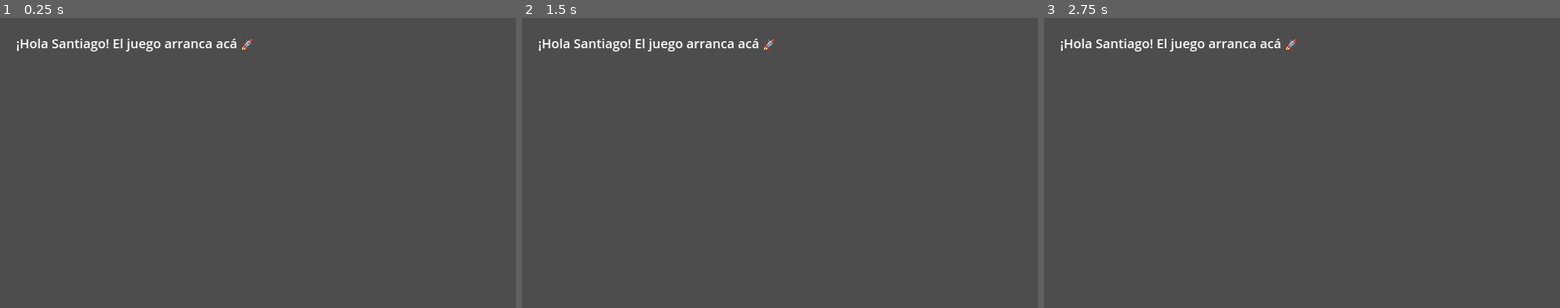
Above: before the commit, frames 1-3 (left to right).
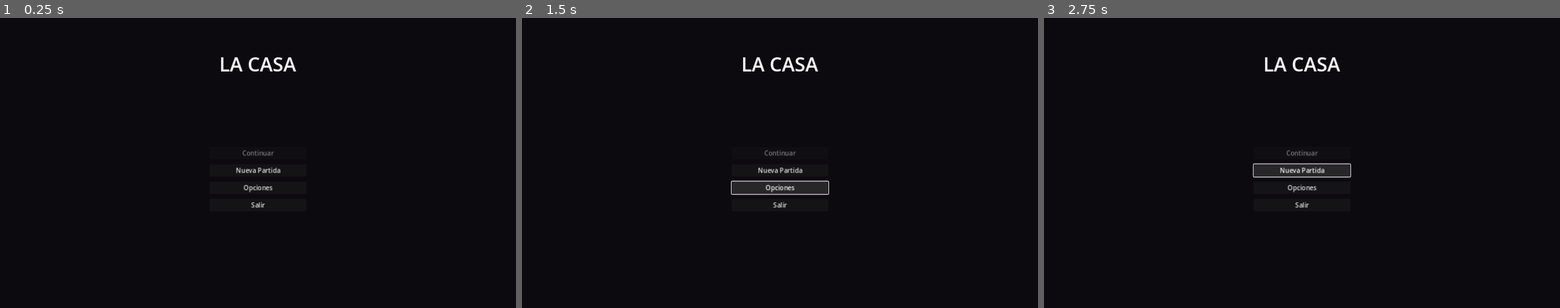
Above: after the commit, the same moments.

Repository: poyosama/juego
Game: Godot game, scene res://scenes/ui/main_menu.tscn
The game is run twice, just before and just after one commit, with the same random seed, the same clock (stepped at 60 frames per second) and the same inputs. Before the commit the project starts from res://scenes/main.tscn.
Inputs (mouse positions are in pixels of both pictures, inside the frame that each line leads up to):
- Up to frame 1 (0.25 s): no input
- Up to frame 2 (1.5 s): click (780, 171) at 0.5 s, where only the run after the commit has a clickable "Nueva Partida"; click (780, 189) at 1.25 s, where only the run after the commit has a clickable "Opciones"
- Up to frame 3 (2.75 s): click (1302, 171) at 2 s, where only the run after the commit has a clickable "Nueva Partida"

The runs differ from the first frame. In frame 1, 100% of the frame differs, in the area x 0-100%, y 0-100%; in frame 2, 100%; in frame 3, 100%.

Commit message:
feat(base): inicializar runner de tests TDD, autoloads y configuracion de project.godot

Diff:
--- a/project.godot
+++ b/project.godot
@@ -12,12 +12,74 @@
 
 config/name="Juego"
 config/description="Un juego vibecodeado con Santiago 🎮"
-run/main_scene="res://scenes/main.tscn"
+run/main_scene="res://scenes/ui/main_menu.tscn"
 config/features=PackedStringArray("4.3", "Forward Plus")
 config/icon="res://icon.svg"
+
+[autoload]
+
+Settings="*res://scripts/autoload/settings.gd"
+SoundBank="*res://scripts/autoload/sound_bank.gd"
+Game="*res://scripts/autoload/game.gd"
 
 [display]
 
 window/size/viewport_width=1280
 window/size/viewport_height=720
 window/stretch/mode="canvas_items"
+
+[input]
+
+move_forward={
+"deadzone": 0.5,
+"events": [Object(InputEventKey,"resource_local_to_scene":false,"resource_name":"","device":-1,"window_id":0,"alt_pressed":false,"shift_pressed":false,"ctrl_pressed":false,"meta_pressed":false,"pressed":false,"keycode":0,"physical_keycode":87,"key_label":0,"unicode":119,"echo":false,"script":null)
+]
+}
+move_backward={
+"deadzone": 0.5,
+"events": [Object(InputEventKey,"resource_local_to_scene":false,"resource_name":"","device":-1,"window_id":0,"alt_pressed":false,"shift_pressed":false,"ctrl_pressed":false,"meta_pressed":false,"pressed":false,"keycode":0,"physical_keycode":83,"key_label":0,"unicode":115,"echo":false,"script":null)
+]
+}
+move_left={
+"deadzone": 0.5,
+"events": [Object(InputEventKey,"resource_local_to_scene":false,"resource_name":"","device":-1,"window_id":0,"alt_pressed":false,"shift_pressed":false,"ctrl_pressed":false,"meta_pressed":false,"pressed":false,"keycode":0,"physical_keycode":65,"key_label":0,"unicode":97,"echo":false,"script":null)
+]
+}
+move_right={
+"deadzone": 0.5,
+"events": [Object(InputEventKey,"resource_local_to_scene":false,"resource_name":"","device":-1,"window_id":0,"alt_pressed":false,"shift_pressed":false,"ctrl_pressed":false,"meta_pressed":false,"pressed":false,"keycode":0,"physical_keycode":68,"key_label":0,"unicode":100,"echo":false,"script":null)
+]
+}
+sprint={
+"deadzone": 0.5,
+"events": [Object(InputEventKey,"resource_local_to_scene":false,"resource_name":"","device":-1,"window_id":0,"alt_pressed":false,"shift_pressed":false,"ctrl_pressed":false,"meta_pressed":false,"pressed":false,"keycode":0,"physical_keycode":4194325,"key_label":0,"unicode":0,"echo":false,"script":null)
+]
+}
+crouch={
+"deadzone": 0.5,
+"events": [Object(InputEventKey,"resource_local_to_scene":false,"resource_name":"","device":-1,"window_id":0,"alt_pressed":false,"shift_pressed":false,"ctrl_pressed":false,"meta_pressed":false,"pressed":false,"keycode":0,"physical_keycode":4194326,"key_label":0,"unicode":0,"echo":false,"script":null), Object(InputEventKey,"resource_local_to_scene":false,"resource_name":"","device":-1,"window_id":0,"alt_pressed":false,"shift_pressed":false,"ctrl_pressed":false,"meta_pressed":false,"pressed":false,"keycode":0,"physical_keycode":67,"key_label":0,"unicode":99,"echo":false,"script":null)
+]
+}
+toggle_flashlight={
+"deadzone": 0.5,
+"events": [Object(InputEventKey,"resource_local_to_scene":false,"resource_name":"","device":-1,"window_id":0,"alt_pressed":false,"shift_pressed":false,"ctrl_pressed":false,"meta_pressed":false,"pressed":false,"keycode":0,"physical_keycode":70,"key_label":0,"unicode":102,"echo":false,"script":null)
+]
+}
+interact={
+"deadzone": 0.5,
+"events": [Object(InputEventKey,"resource_local_to_scene":false,"resource_name":"","device":-1,"window_id":0,"alt_pressed":false,"shift_pressed":false,"ctrl_pressed":false,"meta_pressed":false,"pressed":false,"keycode":0,"physical_keycode":69,"key_label":0,"unicode":101,"echo":false,"script":null)
+]
+}
+pause={
+"deadzone": 0.5,
+"events": [Object(InputEventKey,"resource_local_to_scene":false,"resource_name":"","device":-1,"window_id":0,"alt_pressed":false,"shift_pressed":false,"ctrl_pressed":false,"meta_pressed":false,"pressed":false,"keycode":0,"physical_keycode":4194305,"key_label":0,"unicode":0,"echo":false,"script":null)
+]
+}
+
+[layer_names]
+
+3d_physics/layer_1="world"
+3d_physics/layer_2="player"
+3d_physics/layer_3="interactable"
+3d_physics/layer_4="enemy"
+3d_physics/layer_5="trigger"
--- /dev/null
+++ b/scenes/ui/main_menu.tscn
@@ -0,0 +1,66 @@
+[gd_scene load_steps=2 format=3 uid="uid://c7k0m4y2qmenu"]
+
+[ext_resource type="Script" path="res://scripts/ui/main_menu.gd" id="1_menu"]
+
+[node name="MainMenu" type="Control"]
+layout_mode = 3
+anchors_preset = 15
+anchor_right = 1.0
+anchor_bottom = 1.0
+grow_horizontal = 2
+grow_vertical = 2
+script = ExtResource("1_menu")
+
+[node name="Background" type="ColorRect" parent="."]
+layout_mode = 1
+anchors_preset = 15
+anchor_right = 1.0
+anchor_bottom = 1.0
+grow_horizontal = 2
+grow_vertical = 2
+color = Color(0.05, 0.04, 0.06, 1)
+
+[node name="Title" type="Label" parent="."]
+layout_mode = 1
+anchors_preset = 5
+anchor_left = 0.5
+anchor_right = 0.5
+offset_left = -200.0
+offset_top = 80.0
+offset_right = 200.0
+offset_bottom = 160.0
+grow_horizontal = 2
+theme_override_font_sizes/font_size = 48
+text = "LA CASA"
+horizontal_alignment = 1
+
+[node name="VBoxContainer" type="VBoxContainer" parent="."]
+layout_mode = 1
+anchors_preset = 8
+anchor_left = 0.5
+anchor_top = 0.5
+anchor_right = 0.5
+anchor_bottom = 0.5
+offset_left = -120.0
+offset_top = -40.0
+offset_right = 120.0
+offset_bottom = 160.0
+grow_horizontal = 2
+grow_vertical = 2
+theme_override_constants/separation = 12
+
+[node name="BtnContinue" type="Button" parent="VBoxContainer"]
+layout_mode = 2
+text = "Continuar"
+
+[node name="BtnNewGame" type="Button" parent="VBoxContainer"]
+layout_mode = 2
+text = "Nueva Partida"
+
+[node name="BtnOptions" type="Button" parent="VBoxContainer"]
+layout_mode = 2
+text = "Opciones"
+
+[node name="BtnQuit" type="Button" parent="VBoxContainer"]
+layout_mode = 2
+text = "Salir"
--- /dev/null
+++ b/scripts/autoload/game.gd
@@ -0,0 +1,58 @@
+extends Node
+
+const SAVE_PATH := "user://save.json"
+
+signal game_saved
+signal game_loaded
+
+var current_save_data: Dictionary = {}
+var is_paused: bool = false
+
+
+func has_save() -> bool:
+	return FileAccess.file_exists(SAVE_PATH)
+
+
+func save_game(data: Dictionary) -> bool:
+	current_save_data = data.duplicate(true)
+	var file := FileAccess.open(SAVE_PATH, FileAccess.WRITE)
+	if file == null:
+		return false
+	var json_str := JSON.stringify(current_save_data, "\t")
+	file.store_string(json_str)
+	file.close()
+	game_saved.emit()
+	return true
+
+
+func load_game() -> Dictionary:
+	if not has_save():
+		return {}
+	var file := FileAccess.open(SAVE_PATH, FileAccess.READ)
+	if file == null:
+		return {}
+	var content := file.get_as_text()
+	file.close()
+	var parsed = JSON.parse_string(content)
+	if typeof(parsed) == TYPE_DICTIONARY:
+		current_save_data = parsed
+		game_loaded.emit()
+		return current_save_data
+	return {}
+
+
+func delete_save() -> void:
+	if has_save():
+		DirAccess.remove_absolute(SAVE_PATH)
+	current_save_data.clear()
+
+
+func start_new_game() -> void:
+	current_save_data.clear()
+	get_tree().change_scene_to_file("res://scenes/main_game.tscn")
+
+
+func continue_game() -> void:
+	if has_save():
+		load_game()
+		get_tree().change_scene_to_file("res://scenes/main_game.tscn")
--- /dev/null
+++ b/scripts/autoload/settings.gd
@@ -0,0 +1,67 @@
+extends Node
+
+const SETTINGS_FILE := "user://settings.cfg"
+
+var master_volume: float = 1.0:
+	set(val):
+		master_volume = clampf(val, 0.0, 1.0)
+		_apply_audio_volume("Master", master_volume)
+
+var music_volume: float = 1.0:
+	set(val):
+		music_volume = clampf(val, 0.0, 1.0)
+		_apply_audio_volume("Music", music_volume)
+
+var sfx_volume: float = 1.0:
+	set(val):
+		sfx_volume = clampf(val, 0.0, 1.0)
+		_apply_audio_volume("SFX", sfx_volume)
+
+var brightness: float = 1.0:
+	set(val):
+		brightness = clampf(val, 0.5, 1.5)
+
+var mouse_sensitivity: float = 0.002:
+	set(val):
+		mouse_sensitivity = clampf(val, 0.0005, 0.01)
+
+var fullscreen: bool = false:
+	set(val):
+		fullscreen = val
+		if fullscreen:
+			DisplayServer.window_set_mode(DisplayServer.WINDOW_MODE_FULLSCREEN)
+		else:
+			DisplayServer.window_set_mode(DisplayServer.WINDOW_MODE_WINDOWED)
+
+
+func _ready() -> void:
+	load_settings()
+
+
+func load_settings() -> void:
+	var config := ConfigFile.new()
+	var err := config.load(SETTINGS_FILE)
+	if err == OK:
+		master_volume = config.get_value("audio", "master_volume", 1.0)
+		music_volume = config.get_value("audio", "music_volume", 1.0)
+		sfx_volume = config.get_value("audio", "sfx_volume", 1.0)
+		brightness = config.get_value("display", "brightness", 1.0)
+		mouse_sensitivity = config.get_value("controls", "mouse_sensitivity", 0.002)
+		fullscreen = config.get_value("display", "fullscreen", false)
+
+
+func save_settings() -> void:
+	var config := ConfigFile.new()
+	config.set_value("audio", "master_volume", master_volume)
+	config.set_value("audio", "music_volume", music_volume)
+	config.set_value("audio", "sfx_volume", sfx_volume)
+	config.set_value("display", "brightness", brightness)
+	config.set_value("controls", "mouse_sensitivity", mouse_sensitivity)
+	config.set_value("display", "fullscreen", fullscreen)
+	config.save(SETTINGS_FILE)
+
+
+func _apply_audio_volume(bus_name: String, volume_linear: float) -> void:
+	var bus_idx := AudioServer.get_bus_index(bus_name)
+	if bus_idx >= 0:
+		AudioServer.set_bus_volume_db(bus_idx, linear_to_db(maxf(volume_linear, 0.0001)))
--- /dev/null
+++ b/scripts/autoload/sound_bank.gd
@@ -0,0 +1,43 @@
+extends Node
+
+const ToneSynth = preload("res://scripts/synth/tone_synth.gd")
+
+var sounds: Dictionary = {}
+
+
+func _ready() -> void:
+	_ensure_audio_buses()
+	_generate_default_sounds()
+
+
+func _ensure_audio_buses() -> void:
+	if AudioServer.get_bus_index("Music") < 0:
+		var idx := AudioServer.bus_count
+		AudioServer.add_bus(idx)
+		AudioServer.set_bus_name(idx, "Music")
+		AudioServer.set_bus_send(idx, "Master")
+
+	if AudioServer.get_bus_index("SFX") < 0:
+		var idx := AudioServer.bus_count
+		AudioServer.add_bus(idx)
+		AudioServer.set_bus_name(idx, "SFX")
+		AudioServer.set_bus_send(idx, "Master")
+
+
+func _generate_default_sounds() -> void:
+	sounds["step"] = ToneSynth.generate_noise(0.08, 22050, 0.05)
+	sounds["click"] = ToneSynth.generate_tone(1200.0, 0.04, 22050, 0.005, 0.02)
+	sounds["door"] = ToneSynth.generate_tone(150.0, 0.4, 22050, 0.05, 0.2)
+	sounds["locked"] = ToneSynth.generate_tone(80.0, 0.15, 22050, 0.01, 0.1)
+	sounds["beep"] = ToneSynth.generate_tone(880.0, 0.25, 22050, 0.01, 0.05)
+	sounds["tension"] = ToneSynth.generate_tone(70.0, 0.8, 22050, 0.1, 0.4)
+	sounds["heartbeat"] = ToneSynth.generate_tone(45.0, 0.2, 22050, 0.02, 0.15)
+	sounds["growl"] = ToneSynth.generate_noise(0.6, 22050, 0.2)
+	sounds["ambient"] = ToneSynth.generate_ambient_loop(4.0, 22050)
+	sounds["tape_hiss"] = ToneSynth.generate_noise(1.5, 22050, 0.0)
+
+
+func get_sound(name: String) -> AudioStream:
+	if sounds.has(name):
+		return sounds[name]
+	return null
--- /dev/null
+++ b/scripts/synth/tone_synth.gd
@@ -0,0 +1,75 @@
+class_name ToneSynth
+extends RefCounted
+## Generador de AudioStreamWAV procedurasles de 16 bits mono en memoria.
+
+static func generate_tone(freq: float, duration: float, sample_rate: int = 22050, attack: float = 0.01, decay: float = 0.05) -> AudioStreamWAV:
+	var total_samples := int(duration * sample_rate)
+	var byte_array := PackedByteArray()
+	byte_array.resize(total_samples * 2)
+
+	for i in range(total_samples):
+		var t := float(i) / float(sample_rate)
+		# Envolvente simple attack / decay
+		var env := 1.0
+		if t < attack and attack > 0.0:
+			env = t / attack
+		elif t > duration - decay and decay > 0.0:
+			env = maxf(0.0, (duration - t) / decay)
+
+		var val := sin(TAU * freq * t) * env
+		var sample_int := int(clampf(val, -1.0, 1.0) * 32767.0)
+		byte_array.encode_s16(i * 2, sample_int)
+
+	var wav := AudioStreamWAV.new()
+	wav.format = AudioStreamWAV.FORMAT_16_BITS
+	wav.mix_rate = sample_rate
+	wav.stereo = false
+	wav.data = byte_array
+	return wav
+
+
+static func generate_noise(duration: float, sample_rate: int = 22050, decay: float = 0.0) -> AudioStreamWAV:
+	var total_samples := int(duration * sample_rate)
+	var byte_array := PackedByteArray()
+	byte_array.resize(total_samples * 2)
+
+	for i in range(total_samples):
+		var t := float(i) / float(sample_rate)
+		var env := 1.0
+		if decay > 0.0 and t > duration - decay:
+			env = maxf(0.0, (duration - t) / decay)
+		var val := (randf() * 2.0 - 1.0) * env
+		var sample_int := int(clampf(val, -1.0, 1.0) * 32767.0)
+		byte_array.encode_s16(i * 2, sample_int)
+
+	var wav := AudioStreamWAV.new()
+	wav.format = AudioStreamWAV.FORMAT_16_BITS
+	wav.mix_rate = sample_rate
+	wav.stereo = false
+	wav.data = byte_array
+	return wav
+
+
+static func generate_ambient_loop(duration: float = 4.0, sample_rate: int = 22050) -> AudioStreamWAV:
+	var total_samples := int(duration * sample_rate)
+	var byte_array := PackedByteArray()
+	byte_array.resize(total_samples * 2)
+
+	for i in range(total_samples):
+		var t := float(i) / float(sample_rate)
+		# Drone grave + siseo leve
+		var drone := sin(TAU * 55.0 * t) * 0.4 + sin(TAU * 110.0 * t) * 0.2
+		var hiss := (randf() * 2.0 - 1.0) * 0.05
+		var val := drone + hiss
+		var sample_int := int(clampf(val, -1.0, 1.0) * 32767.0)
+		byte_array.encode_s16(i * 2, sample_int)
+
+	var wav := AudioStreamWAV.new()
+	wav.format = AudioStreamWAV.FORMAT_16_BITS
+	wav.mix_rate = sample_rate
+	wav.stereo = false
+	wav.loop_mode = AudioStreamWAV.LOOP_FORWARD
+	wav.loop_begin = 0
+	wav.loop_end = total_samples
+	wav.data = byte_array
+	return wav
--- /dev/null
+++ b/scripts/ui/main_menu.gd
@@ -0,0 +1,29 @@
+extends Control
+
+@onready var btn_continue: Button = $VBoxContainer/BtnContinue
+@onready var btn_new_game: Button = $VBoxContainer/BtnNewGame
+@onready var btn_options: Button = $VBoxContainer/BtnOptions
+@onready var btn_quit: Button = $VBoxContainer/BtnQuit
+
+
+func _ready() -> void:
+	Input.mouse_mode = Input.MOUSE_MODE_VISIBLE
+	if btn_continue:
+		btn_continue.disabled = not Game.has_save()
+		btn_continue.pressed.connect(_on_continue_pressed)
+	if btn_new_game:
+		btn_new_game.pressed.connect(_on_new_game_pressed)
+	if btn_quit:
+		btn_quit.pressed.connect(_on_quit_pressed)
+
+
+func _on_new_game_pressed() -> void:
+	Game.start_new_game()
+
+
+func _on_continue_pressed() -> void:
+	Game.continue_game()
+
+
+func _on_quit_pressed() -> void:
+	get_tree().quit()
--- /dev/null
+++ b/tests/run_tests.gd
@@ -0,0 +1,41 @@
+extends SceneTree
+## Runner de tests headless.
+## Uso: godot --headless --path . -s res://tests/run_tests.gd
+## Sale con código 0 si todo pasa y 1 si algo falla.
+
+const UNIT_DIR := "res://tests/unit/"
+
+
+func _initialize() -> void:
+	var files: Array[String] = []
+	for f in DirAccess.get_files_at(UNIT_DIR):
+		if f.begins_with("test_") and f.ends_with(".gd"):
+			files.append(f)
+	files.sort()
+
+	var total := 0
+	var failed := 0
+	for f in files:
+		var script: GDScript = load(UNIT_DIR + f)
+		if script == null or not script.can_instantiate():
+			print("[FAIL] %s no compila" % f)
+			failed += 1
+			total += 1
+			continue
+		for m in script.get_script_method_list():
+			var name: String = m["name"]
+			if not name.begins_with("test_"):
+				continue
+			total += 1
+			var inst = script.new()
+			inst.current_test = name
+			inst.call(name)
+			if inst.failures.is_empty():
+				print("  ok   %s :: %s" % [f, name])
+			else:
+				failed += 1
+				for msg in inst.failures:
+					print("[FAIL] %s :: %s" % [f, msg])
+
+	print("\n%d tests, %d fallidos" % [total, failed])
+	quit(1 if failed > 0 else 0)
--- /dev/null
+++ b/tests/test_case.gd
@@ -0,0 +1,30 @@
+extends RefCounted
+## Clase base para tests. Cada archivo tests/unit/test_*.gd la extiende
+## y define métodos que empiezan con "test_".
+
+var failures: Array[String] = []
+var current_test := ""
+
+
+func fail(msg: String) -> void:
+	failures.append("%s: %s" % [current_test, msg])
+
+
+func assert_true(cond: bool, msg := "se esperaba true") -> void:
+	if not cond:
+		fail(msg)
+
+
+func assert_false(cond: bool, msg := "se esperaba false") -> void:
+	if cond:
+		fail(msg)
+
+
+func assert_eq(actual, expected, msg := "") -> void:
+	if typeof(actual) != typeof(expected) or actual != expected:
+		fail("%s (esperado %s, obtenido %s)" % [msg, str(expected), str(actual)])
+
+
+func assert_almost(actual: float, expected: float, tolerance := 0.001, msg := "") -> void:
+	if absf(actual - expected) > tolerance:
+		fail("%s (esperado ~%s, obtenido %s)" % [msg, str(expected), str(actual)])
--- /dev/null
+++ b/tests/unit/test_runner_sanity.gd
@@ -0,0 +1,6 @@
+extends "res://tests/test_case.gd"
+
+
+func test_assertions_work() -> void:
+	assert_eq(1 + 1, 2, "suma")
+	assert_almost(0.1 + 0.2, 0.3, 0.0001, "flotantes")
Not shown, added: icon.svg.import
Not shown, added: scripts/main.gd.uid
Not shown, added: tests/run_tests.gd.uid
Not shown, added: tests/test_case.gd.uid
Not shown, added: tests/unit/test_runner_sanity.gd.uid
Not shown, changed: openspec/changes/horror-house-vertical-slice/tasks.md
Not shown, added: run_tests.ps1
